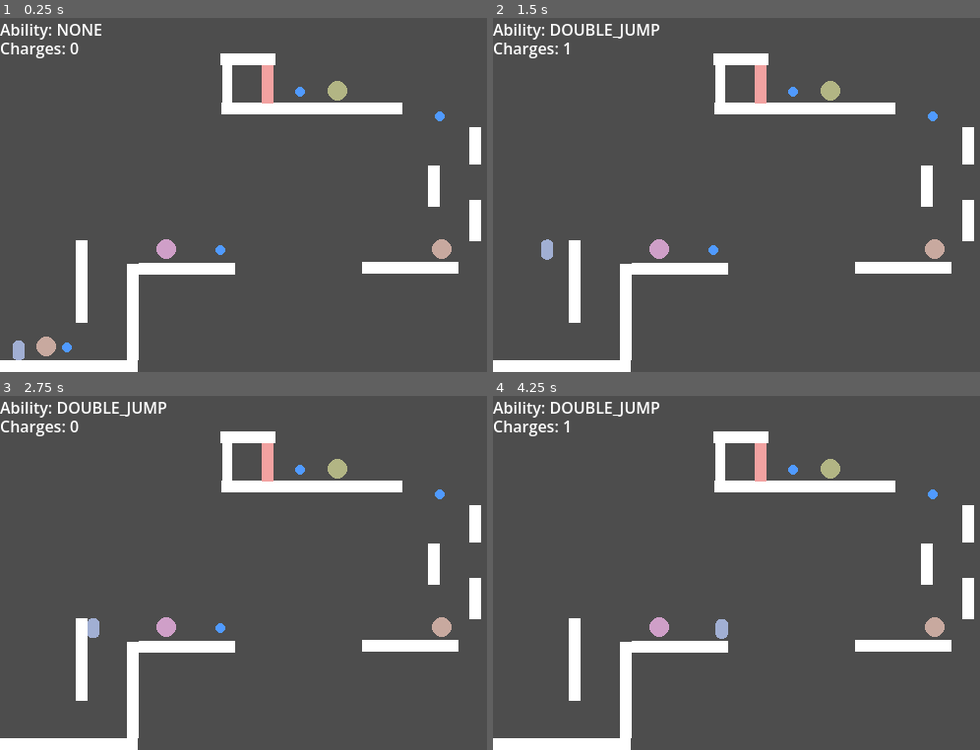
Above: before the commit, frames 1-4 (two rows, left to right).
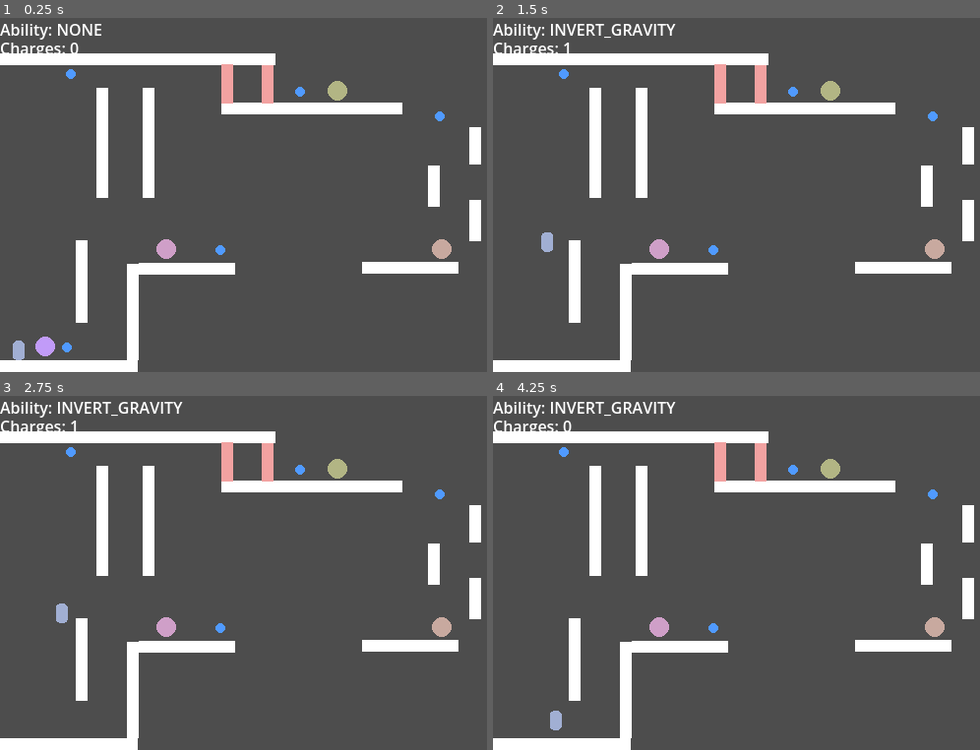
Above: after the commit, the same moments.

Repository: Lucas-Smelley/nothing-stays-fixed
Game: Godot game, scene res://scenes/testing_scene.tscn
The game is run twice, just before and just after one commit, with the same random seed, the same clock (stepped at 60 frames per second) and the same inputs.
Inputs:
- Up to frame 1 (0.25 s): no input
- Up to frame 2 (1.5 s): tap Enter at 0.5 s; hold D (move_right) from 0.53 s (still down); tap E (interact) at 0.6 s; tap W (jump) at 0.77, 0.8, 1.07, 1.35 s
- Up to frame 3 (2.75 s): tap W (jump) at 1.52, 1.82, 2.3 s; tap E (interact) at 1.55, 2.1 s; release D (move_right) at 2.03 s; hold A (move_left) from 2.03 s (still down)
- Up to frame 4 (4.25 s): release A (move_left) at 2.78 s; hold D (move_right) from 2.78 s (still down); tap Shift (use_ability) at 2.85 s; tap W (jump) at 3.02, 3.32, 3.77, 3.8, 4.07 s; tap E (interact) at 3.05, 3.6 s

The runs differ from the first frame. In frame 1, 3.5% of the frame differs, in the area x 0-48%, y 10-96%; in frame 2, 4.0%; in frame 3, 4.1%; in frame 4, 4.2%, in the area x 0-49%, y 1-95%.

Commit message:
invert gravity ability

Diff:
--- a/scenes/testing_scene.tscn
+++ b/scenes/testing_scene.tscn
@@ -9,6 +9,7 @@
 [ext_resource type="PackedScene" uid="uid://db3q6yhudtg1n" path="res://scenes/interactables/dash_pickup.tscn" id="6_8msnd"]
 [ext_resource type="PackedScene" uid="uid://dajy3lb5a0abc" path="res://scenes/interactables/double_jump_pickup.tscn" id="6_srtiu"]
 [ext_resource type="PackedScene" uid="uid://bkbpfm4yld6ym" path="res://scenes/interactables/phase_pickup.tscn" id="8_ltgxd"]
+[ext_resource type="PackedScene" uid="uid://cxru7egdkmgyl" path="res://scenes/interactables/invert_gravity_pickup.tscn" id="10_nihl2"]
 
 [node name="TestingScene" type="Node2D" unique_id=1487507625]
 
@@ -63,13 +64,18 @@
 rotation = 1.5707964
 scale = Vector2(0.119999655, 0.55999976)
 
-[node name="HorizontalWall10" parent="walls" unique_id=957997153 instance=ExtResource("4_dh6dg")]
-position = Vector2(-89, -143)
-scale = Vector2(0.10898284, 0.48334607)
-
 [node name="HorizontalWall11" parent="walls" unique_id=1758153865 instance=ExtResource("3_v6rby")]
 position = Vector2(-67.99999, -168)
 scale = Vector2(0.16000086, 0.56000024)
+
+[node name="HorizontalWall12" parent="walls" unique_id=1033795585 instance=ExtResource("3_v6rby")]
+position = Vector2(-209, -168)
+scale = Vector2(0.63999844, 0.56000024)
+
+[node name="PhaseWall2" parent="walls" unique_id=1619988058 instance=ExtResource("3_dh6dg")]
+position = Vector2(-89, -143.00002)
+rotation = 1.5707964
+scale = Vector2(0.12000081, 0.55999976)
 
 [node name="ChargePickups" type="Node2D" parent="." unique_id=1288542561]
 
@@ -85,9 +91,6 @@
 [node name="ChargePickup4" parent="ChargePickups" unique_id=1274742863 instance=ExtResource("5_ejtda")]
 position = Vector2(-252, 125)
 
-[node name="DoubleJumpPickup" parent="ChargePickups" unique_id=1138159997 instance=ExtResource("6_srtiu")]
-position = Vector2(-273, 124)
-
 [node name="AbilityPickups" type="Node2D" parent="." unique_id=540311883]
 
 [node name="DashPickup" parent="AbilityPickups" unique_id=1084005197 instance=ExtResource("6_8msnd")]
@@ -98,3 +101,17 @@
 
 [node name="PhasePickup" parent="AbilityPickups" unique_id=66904160 instance=ExtResource("8_ltgxd")]
 position = Vector2(23.000015, -136)
+
+[node name="InvertGravityPickup" parent="." unique_id=2011889934 instance=ExtResource("10_nihl2")]
+position = Vector2(-274, 124)
+
+[node name="HorizontalWall" parent="." unique_id=370279240 instance=ExtResource("4_dh6dg")]
+position = Vector2(-169, -83)
+scale = Vector2(0.31999904, 0.56000024)
+
+[node name="HorizontalWall2" parent="." unique_id=1019230198 instance=ExtResource("4_dh6dg")]
+position = Vector2(-216, -83)
+scale = Vector2(0.31999782, 0.56000024)
+
+[node name="ChargePickup" parent="." unique_id=567626835 instance=ExtResource("5_ejtda")]
+position = Vector2(-248, -153)
--- a/scripts/pickups/invert_gravity_pickup.gd
+++ b/scripts/pickups/invert_gravity_pickup.gd
@@ -1 +1,6 @@
 extends Area2D
+
+func interact(player: Player) -> void:
+	player.switch_ability(Player.Ability.INVERT_GRAVITY)
+
+	queue_free()
--- a/scripts/player/player.gd
+++ b/scripts/player/player.gd
@@ -26,6 +26,9 @@
 @export var phase_time := 3.0
 @export var phase_wall_layer := 3
 
+var _grav_sign: int = 1 # 1 = normal, -1 inverted
+
+
 var _is_phasing := false
 var _phase_timer := 0.0
 var _saved_mask := 0
@@ -67,6 +70,8 @@
 		interaction_area.position.x = _interact_offset_x * _facing_dir
 		#animated_sprite.flip_h = _facing_dir < 0
 
+	var grounded := is_on_floor() if _grav_sign == 1 else is_on_ceiling()
+
 	# timers
 	_jump_buffer = maxf(_jump_buffer - delta, 0.0)
 	_coyote_timer = maxf(_coyote_timer - delta, 0.0)
@@ -97,17 +102,17 @@
 			_end_phase()
 
 	# refresh coyote
-	if is_on_floor():
+	if grounded:
 		_coyote_timer = coyote_time
 		_air_jumped = false
 
 
 	# gravity
-	if not is_on_floor() and not _is_dashing:
-		velocity.y += gravity * delta
+	if not grounded and not _is_dashing:
+		velocity.y += gravity * _grav_sign * delta
 
 	# wall info
-	var on_wall := is_on_wall() and not is_on_floor()
+	var on_wall := is_on_wall() and not grounded
 	if on_wall and not _was_on_wall:
 		_wall_stick_timer = wall_stick_time
 	var wall_normal := get_wall_normal() if on_wall else Vector2.ZERO
@@ -115,35 +120,36 @@
 	if not on_wall:
 		_wall_stick_timer = 0.0
 
-
 	# instant horizontal
 	if _wall_jump_lock <= 0.0 and not _is_dashing:
 		velocity.x = input_dir * move_speed
 
+	var falling := velocity.y * _grav_sign > 0.0  # moving with gravity
+
 	# wall slide (press into wall)
-	if on_wall and velocity.y > 0.0:
+	if on_wall and falling:
 		if input_dir != 0 and signf(input_dir) == -signf(wall_normal.x):
 
 			if _wall_stick_timer > 0.0:
 				_wall_stick_timer -= delta
 				velocity.y = 0.0
 			else:
-				velocity.y = minf(velocity.y, wall_slide_speed)
-
+				velocity.y = _grav_sign * minf(absf(velocity.y), wall_slide_speed)
 
 	# buffered jump
 	if _jump_buffer > 0.0:
 		if _coyote_timer > 0.0:
-			velocity.y = -jump_speed
+			print("jump")
+			velocity.y += -jump_speed * _grav_sign
 			_jump_buffer = 0.0
 			_coyote_timer = 0.0
 		elif on_wall:
-			velocity.y = -wall_jump_y
+			velocity.y = -jump_speed * _grav_sign
 			velocity.x = wall_normal.x * wall_jump_x
 			_jump_buffer = 0.0
 			_wall_jump_lock = wall_jump_lock_time
 		elif equipped_ability == Ability.DOUBLE_JUMP and ability_charges > 0 and not _air_jumped:
-			velocity.y = -jump_speed
+			velocity.y += -jump_speed * _grav_sign
 			_air_jumped = true
 			_consume_charge()
 
@@ -232,4 +238,12 @@
 	mesh.modulate = Color("#a0afd3")
 
 func _toggle_gravity() -> void:
-	print("gravity toggled")
+	_grav_sign *= -1
+
+	# optional: snap small vertical velocity to avoid weird float
+	# velocity.y = 0.0
+
+	# flip visuals (don’t flip the CharacterBody2D root)
+	animated_sprite.flip_v = (_grav_sign < 0)
+	# or if you're using a mesh:
+	# mesh.scale.y = abs(mesh.scale.y) * (_grav_sign)
